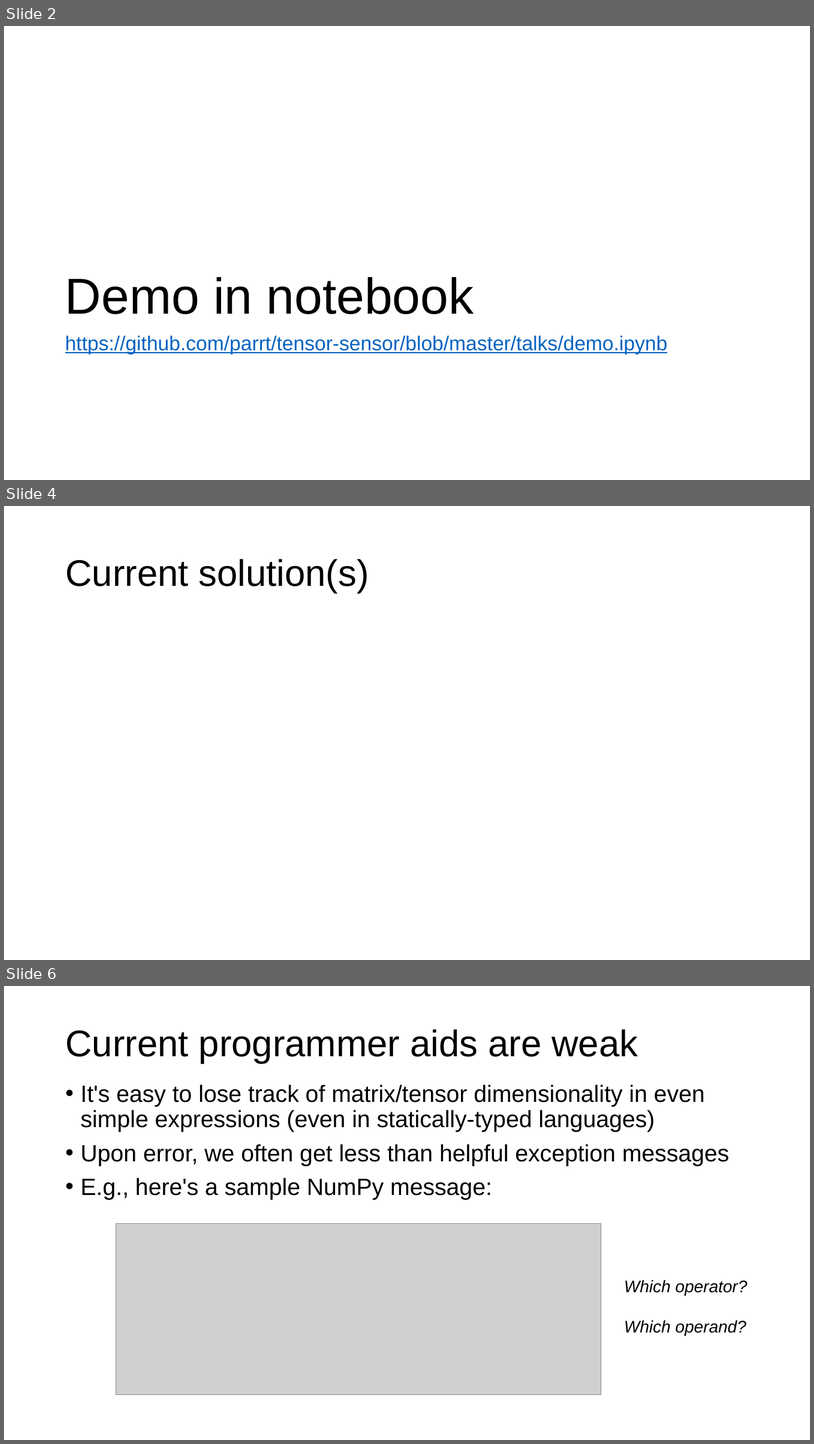
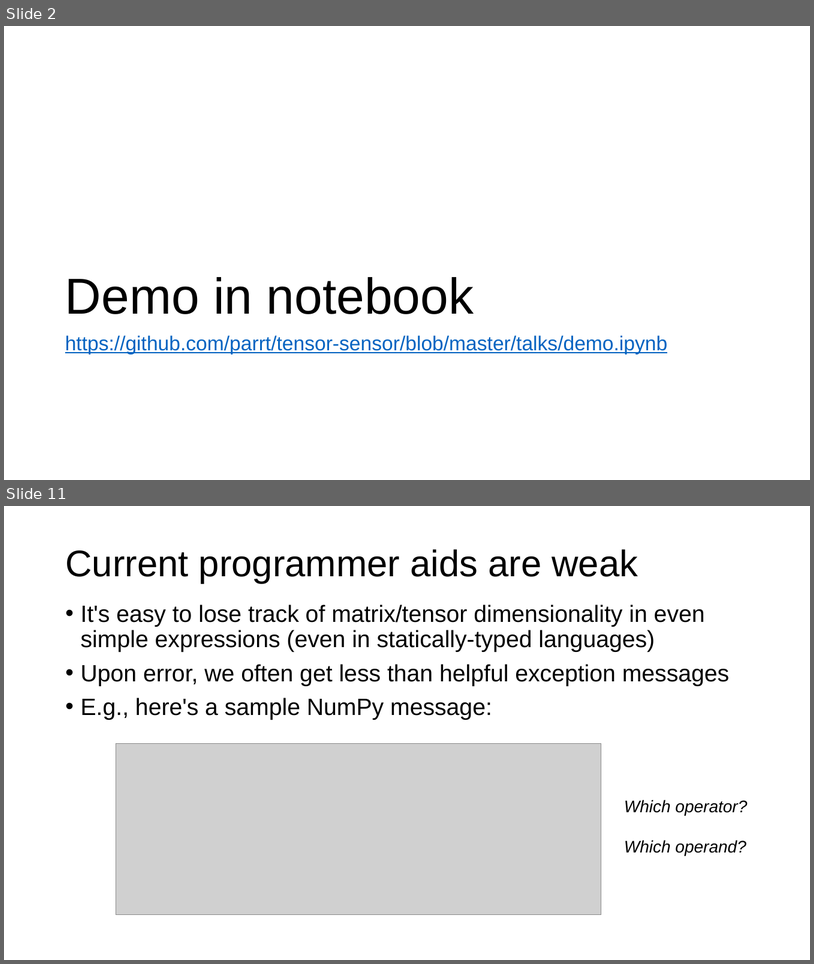
Before and after one commit to parrt/tensor-sensor, a slide deck: talks/tensor-sensor.pptx. Shown one above the other, each under a label of ours: slides 2, 4 and 6 before the commit, slides 2 and 11 after it; the slides between them are not shown. The pictures are 814x1444 and 814x964 pixels, drawn with LibreOffice and Linux fonts; fonts in the diff are those of the drawing; grey boxes stand for pictures; background and template pictures are left out. Boxes give left, top, right and bottom in pixels: in the first picture for what was removed or moved away, otherwise in the second. Text is boxed around its words. In the diff, an @@ line names an element or a change of style, - is before the commit and + after.

```diff
--- a/talks/tensor-sensor.pptx
+++ b/talks/tensor-sensor.pptx
@@ slide 4 removed at (x1=4, y1=506, x2=810, y2=960), background #FFFFFF @@
@@ title removed at (x1=65, y1=559, x2=369, y2=593) @@
-Current solution(s)
@@ what was slide 6 is now slide 11 @@
```
Also in this commit, not shown: 3 slides changed, 5 slides added, 2 other files.
